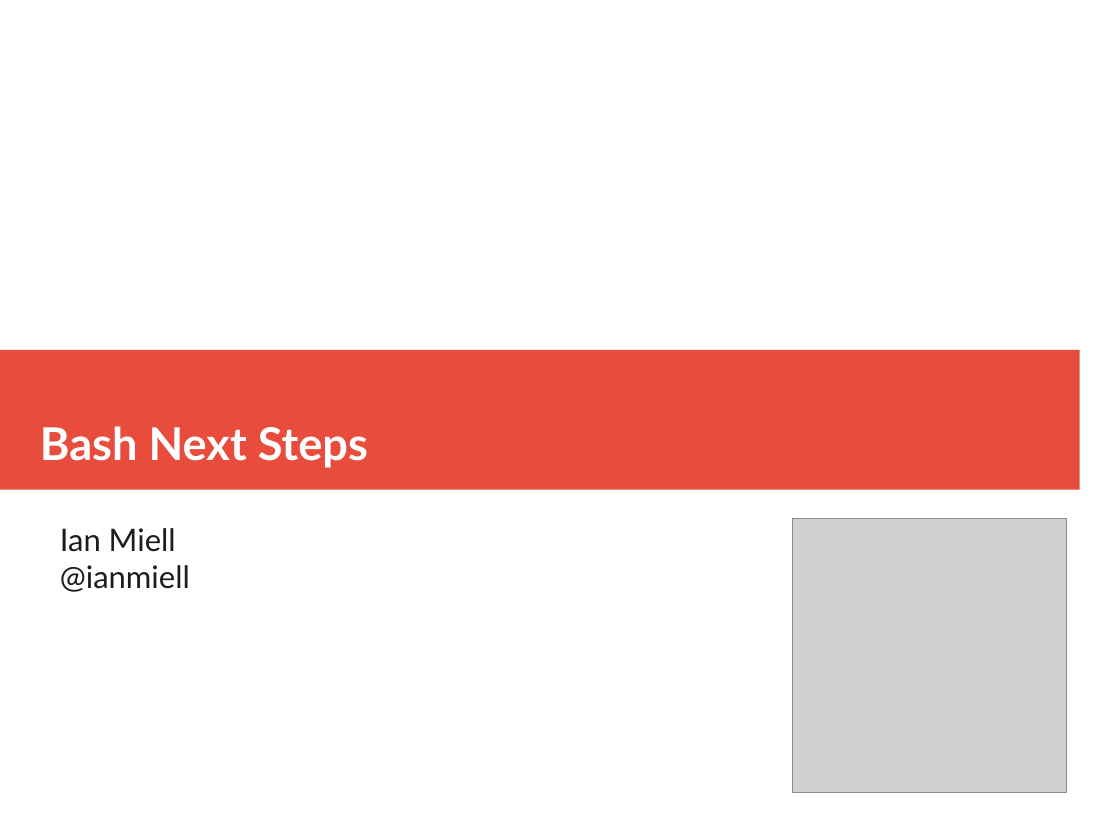
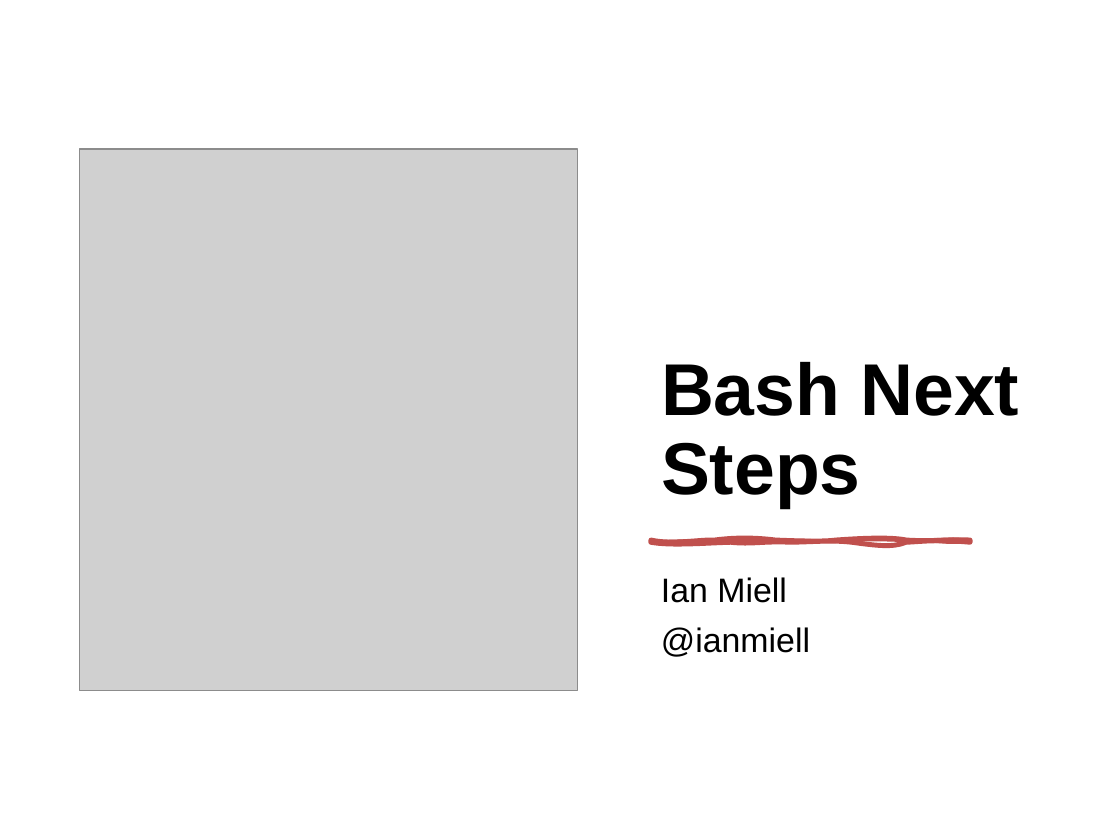
Before and after one commit to ianmiell/bash-next-steps, a slide deck: slide 19 of slides/bash_next_steps.pptx. Drawn at 1120x840 pixels with LibreOffice and Linux fonts; fonts in the diff are those of the drawing; grey boxes stand for pictures. Boxes give left, top, right and bottom in pixels: in the first picture for what was removed or moved away, otherwise in the second. Text is boxed around its words. In the diff, an @@ line names an element or a change of style, - is before the commit and + after.

```diff
--- a/slides/bash_next_steps.pptx
+++ b/slides/bash_next_steps.pptx
@@ rectangle added at (0,0,1120,840), fill #FFFFFF @@
@@ text "Bash Next Steps": place and size @@
-text "Bash Next Steps" at (40,426,368,468)
+text "Bash Next Steps" at (661,362,1020,508)
@@ text "Bash Next Steps" at (661,362,1020,508): size 32 to 52 pt, font Lato to Arial, text colour #FFFFFF to #000000; line spacing 1 to 0.9; more space between paragraphs @@
@@ picture: place and size @@
-picture at (793,518,1067,793)
+picture at (79,149,577,691)
@@ text "Ian Miell": place and size @@
-text "Ian Miell" at (60,528,190,592)
+text "Ian Miell" at (661,577,810,657)
@@ text "Ian Miell" at (661,577,810,657): size 22 to 24 pt, font Lato to Arial, text colour #1C1C1C to #000000; line spacing 1 to 0.9; more space between paragraphs @@
@@ freeform shape added at (651,541,971,543), fill #C0504D, outline #C0504D 3.5 pt @@
```
Also in this commit, not shown: 24 other slides changed, 1 other file.
